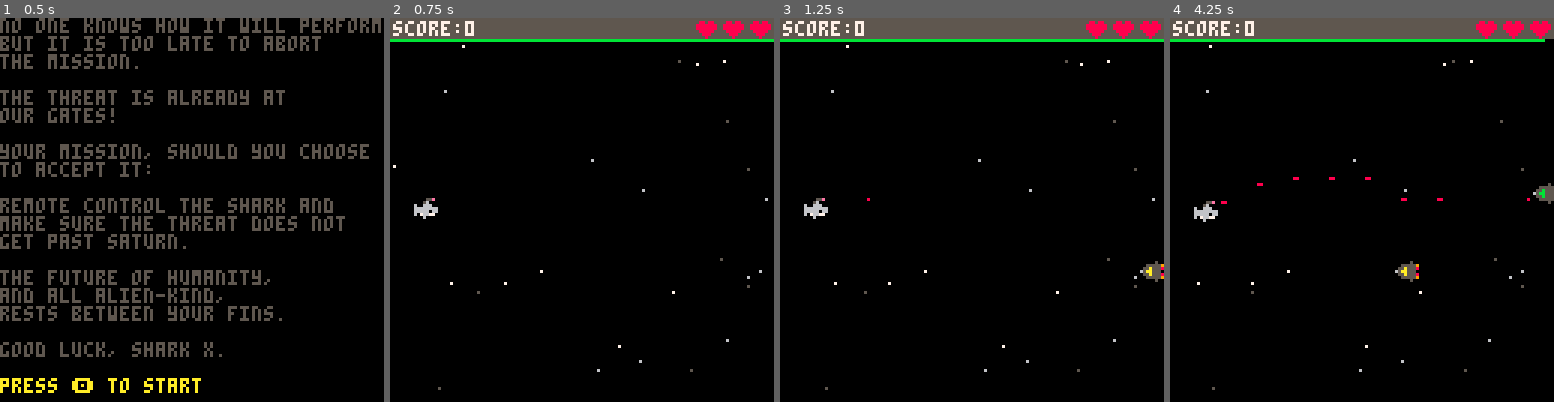
Above: before the commit, frames 1-4 (left to right).
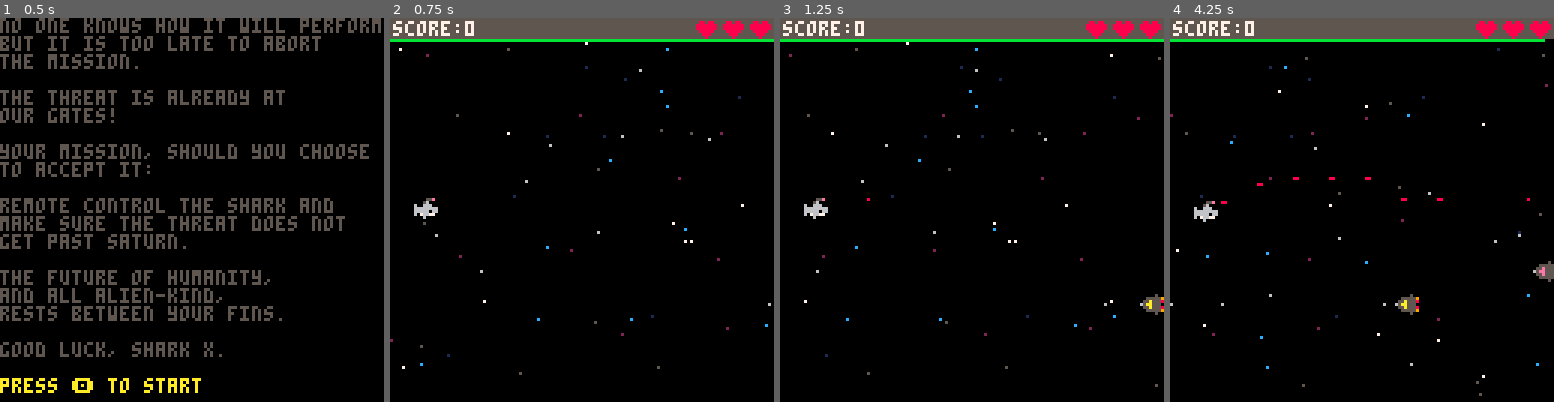
Above: after the commit, the same moments.

Repository: a2/shark-wars
Game: PICO-8 cartridge shark.p8
Same seed, same stepped clock (60 frames per second), same inputs: the game is played once before the commit and once after it.
Inputs:
- Up to frame 1 (0.5 s): tap X (X key) at 0.33 s
- Up to frame 2 (0.75 s): tap O (Z key) at 0.7 s
- Up to frame 3 (1.25 s): tap X (X key) at 1.07 s
- Up to frame 4 (4.25 s): tap O (Z key) every 0.4 s from 1.7 to 4.1 s; tap X (X key) at 1.85, 2.97, 4.08 s; hold Up 2.15-2.42 s; hold Down 3.63-3.97 s

Frame 1 is identical in both runs. In frame 2, 0.5% of the frame differs, in the area x 0-100%, y 6-97%; in frame 3, 0.9%; in frame 4, 1.3%, in the area x 0-100%, y 7-99%.

Commit message:
Simplify starfield code
https://forum.clockworkpi.com/t/pico-8-gamedev-2-stars-space-tutorial/2455

Diff:
--- a/shark.p8
+++ b/shark.p8
@@ -208,9 +208,7 @@
   mode.start=time()
 
   --create initial objects
-  make_starfield_generator(5,0.01)--1/100, d. gray
-  make_starfield_generator(6,0.05)--1/20, l. gray
-  make_starfield_generator(7,0.1)--1/10, white
+  make_starfield()
   mode.shark=make_shark(8,60)
 
   make_enemy_generator()
@@ -346,54 +344,42 @@
   })
 end
 
-function make_starfield_generator(color,speed)
-  function initial_stars(count)
-    local i
-    local stars={}
-    for i=1,count do
-      add(stars,{x=rndb(0,127),y=rndb(0,127)})
-    end
-    return stars
-  end
-
-  function make_starfield(x,color,speed)
-    return make_game_object("starfield",x,0,-1,{
-      width=128,
-      height=128,
-      stars=initial_stars(10),
-      update=function(self)
-        self.x-=speed
-      end,
-      draw=function(self)
-        local star
-        for star in all(self.stars) do
-          pset(self.x+star.x,self.y+star.y,color)
+function make_starfield()
+  local colors={1,2,5,6,7,12}
+  local warp_factor=3
+
+  local i,j
+  local stars={}
+  for i=1,#colors do
+    for j=1,10 do
+      add(stars,{
+        x=rnd(128),
+        y=rnd(128),
+        z=i,
+        c=colors[i]
+      })
+    end
+  end
+
+  return make_game_object("starfield",0,0,-1,{
+    width=128,
+    height=128,
+    stars=stars,
+    update=function(self)
+      local s
+      for s in all(self.stars) do
+        s.x-=s.z*warp_factor/10
+        if s.x<0 then
+          s.x=128
+          s.y=rnd(128)
         end
       end
-    })
-  end
-
-  return make_game_object("starfield_generator",0,0,-1,{
-    max=128,
-    starfields={make_starfield(0,color,speed)},
-    visible=false,
-    update=function(self)
-      local field
-      local max=0
-      for field in all(self.starfields) do
-        if field.x+field.width<0 then
-          field.finished=true
-        elseif field.x+field.width>max then
-          max=field.x+field.width
-        end
+    end,
+    draw=function(self)
+      local s
+      for s in all(self.stars) do
+        pset(s.x,s.y,s.c)
       end
-
-      if max<128 then
-        add(self.starfields,make_starfield(max,color,speed))
-        max+=128
-      end
-
-      self.max=max
     end
   })
 end
